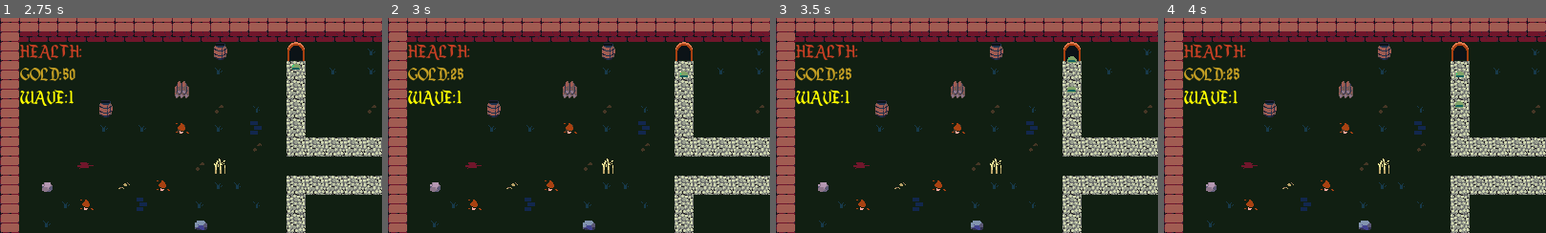
Above: before the commit, frames 1-4 (left to right).
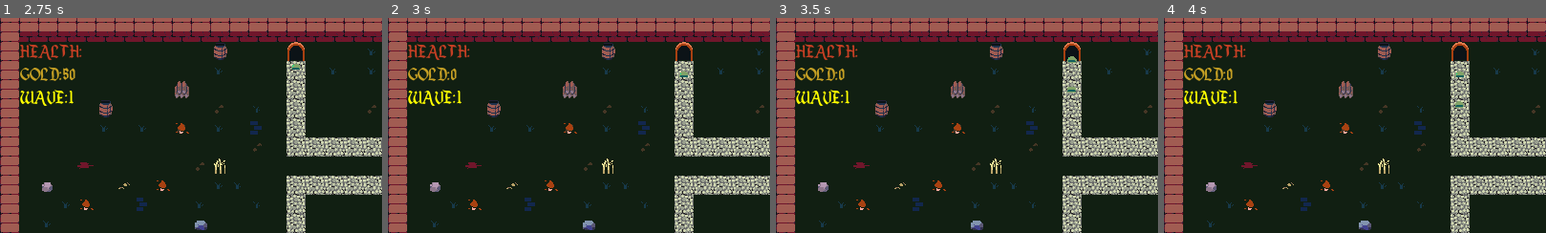
Above: after the commit, the same moments.

Repository: WizardsNStuff/tower-defense
Game: Godot game, scene res://menus-and-interfaces/main_menu/Main_Menu.tscn
Two runs of this game, one before a commit and one after it. Both use one fixed random seed, a clock stepped at 60 frames per second and the inputs below.
Inputs (mouse positions are % of the whole screen's width and height, from its top left):
- Up to frame 1 (2.75 s): click (7, 46) at 0.5 s; click (9, 50) at 1.25 s; click "Next Wave" at 2 s
- Up to frame 2 (3 s): click (78, 20) at 2.75 s
- Up to frame 3 (3.5 s): no input
- Up to frame 4 (4 s): click "Next Wave" at 3.5 s
The pictures show only the part of the screen within x 0-50%, y 0-50%; the shares and areas given below are measured in that part.

Frame 1 is identical in both runs. In frame 2, 0.1% of the frame differs, in the area x 16-20%, y 23-29%; in frame 3, 0.1%; in frame 4, 0.1%.

Commit message:
Gave tower and weapon bases to wizard and fixed bugs

Diff:
--- a/Levels/Level1/level_1.gd
+++ b/Levels/Level1/level_1.gd
@@ -4,10 +4,10 @@
 var player_health : int = 100
 var player_gold : int = 50
 var tower_prices : Dictionary = {
-	"wizard" : 225,
-	"knight" : 125,
+	"wizard" : 50,
+	"knight" : 50,
 	"archer" : 50,
-	"warrior" : 25
+	"warrior" : 50
 }
 
 @onready var levelmap_script : TileMapLayer = $Level_map
--- a/Towers/Wizard/potion.gd
+++ b/Towers/Wizard/potion.gd
@@ -1,16 +1,2 @@
-extends Area2D
-
-@export var weapon_speed = 200
-var weapon_direction : Vector2
-@export var weapon_damage = 0
-
-func _physics_process(delta: float) -> void:
-	self.position += weapon_direction * weapon_speed * delta	# move the weapon
-
-func _on_body_entered(body: Node2D) -> void:
-	if body is Enemy:		# if weapon collision is with an enemy
-		body.take_damage(weapon_damage)	# damage the enemy
-		queue_free()	# destroy weapon
-
-func _on_timer_timeout() -> void:
-	queue_free()	# despawn weapon after 'X' seconds
+extends WeaponBase
+class_name Potion
--- a/Towers/Wizard/potion.tscn
+++ b/Towers/Wizard/potion.tscn
@@ -1,6 +1,6 @@
 [gd_scene load_steps=4 format=3 uid="uid://ctohq4wfpltlq"]
 
-[ext_resource type="Script" path="res://Towers/Wizard/potion.gd" id="1_8rttr"]
+[ext_resource type="Script" path="res://Towers/base_weapon.gd" id="1_eenj6"]
 [ext_resource type="Texture2D" uid="uid://bi17ywfl1qv2j" path="res://Assets/items.png" id="2_ssu7u"]
 
 [sub_resource type="CircleShape2D" id="CircleShape2D_45ujw"]
@@ -8,9 +8,7 @@
 
 [node name="Weapon" type="Area2D"]
 z_index = 1
-script = ExtResource("1_8rttr")
-weapon_speed = 400
-weapon_damage = 15
+script = ExtResource("1_eenj6")
 
 [node name="Sprite2D" type="Sprite2D" parent="."]
 texture_filter = 1
@@ -23,10 +21,4 @@
 position = Vector2(0, 1)
 shape = SubResource("CircleShape2D_45ujw")
 
-[node name="Timer" type="Timer" parent="."]
-wait_time = 2.0
-one_shot = true
-autostart = true
-
 [connection signal="body_entered" from="." to="." method="_on_body_entered"]
-[connection signal="timeout" from="Timer" to="." method="_on_timer_timeout"]
--- a/Towers/Wizard/wizard_tower.gd
+++ b/Towers/Wizard/wizard_tower.gd
@@ -1,61 +1,13 @@
-extends StaticBody2D
+extends TowerBase
+class_name Wizard
 
-var bodiesInRadius = []	# array of bodies within the radius of tower
-var enemyArray = []	# array for the enemy bodies
-var targetedEnemy = null	# current target we are shooting at
-var towerHasTargetedEnemy = false	# if we have a current targeted enemy
-@export var Weapon = preload("res://Towers/Wizard/potion.tscn")
-
-# towerRadius casted as Area2D to be able to use get_overlapping_bodies()
-@onready var towerRadiusNode = get_node("Tower-Radius") as Area2D
-@onready var marker : Marker2D = $Marker	# marker for starting shooting position
-@onready var cooldownTimer : Timer = $CooldownTimer # Timer node for the shooting cooldown
-
-func _on_tower_radius_body_entered(body: Node2D) -> void:
-	if body is Enemy:		# if body that entered radius is an enemy
-		update_enemy_list()
-
-func _on_tower_radius_body_exited(body: Node2D) -> void:
-	if body is Enemy:
-		update_enemy_list()
-	if towerHasTargetedEnemy and body == targetedEnemy:	# if body leaving radius is targeted enemy
-		targetedEnemy = null	# no more targeted enemy
-		towerHasTargetedEnemy = false
-
-func update_enemy_list():
-	bodiesInRadius = towerRadiusNode.get_overlapping_bodies()	# get every body in radius
-	enemyArray.clear()
-	for body in bodiesInRadius:	# loop thorugh all bodies in radius
-		if body is Enemy:	# if the body is an enemy
-			enemyArray.append(body)
-
-	for enemy in enemyArray:	# loop through all enemy targets in radius
-		if targetedEnemy == null:	# if no enemy is targeted
-			targetedEnemy = enemy	# set current enemy
-			towerHasTargetedEnemy = true
-		else: # enemy is already targeted
-			# get enemy with furthest path progress
-			if enemy.get_parent().get_progress() > targetedEnemy.get_parent().get_progress():
-				targetedEnemy = enemy # update targeted enemy to enemy with greatest progress
-
-func shoot():
-	if towerHasTargetedEnemy:
-		var weapon_instance = Weapon.instantiate()	# create weapon instance
-
-		weapon_instance.global_position = marker.global_position	# move weapon to marker
-
-		# calculate direction to targeted enemy
-		var directionToEnemy = (targetedEnemy.global_position - marker.global_position).normalized()
-
-		weapon_instance.weapon_direction = directionToEnemy	# set weapon direction
-
-		get_tree().current_scene.add_child(weapon_instance)	# add weapon to scene
-
-		cooldownTimer.start()	# Start cooldown timer after shooting
-
-func _on_timer_timeout() -> void:
-	pass # cooldown timer finished, you can now shoot again
-
-func _physics_process(_delta: float) -> void:
-	if towerHasTargetedEnemy and cooldownTimer.is_stopped():
-		shoot()
+func _ready() -> void:
+	######### Tower Stats ###
+	weapon_damage = 25		# How much damage the projectile deals
+	weapon_speed = 200		# How fast the projectile travels
+	weapon_pierce = 1		# How many enemies can the projectile pass through before being freed
+	damage_type = "Magic"	# Type of damage dealt by the projectile (Magic)
+	is_ranged = true		# Is the weapon ranged?
+	weapon_life = 3.0		# How long a projectile lives
+	Weapon = load("res://Towers/Wizard/potion.tscn")
+	#########################
--- a/Towers/base_tower.gd
+++ b/Towers/base_tower.gd
@@ -1,5 +1,9 @@
 extends StaticBody2D
 class_name TowerBase
+
+enum damage_types {
+	MAGIC
+}
 
 ######### Tower Stats ###########
 var weapon_damage: int			# How much damage the projectile deals
@@ -7,14 +11,15 @@
 var weapon_pierce: int			# How many enemies can the projectile pass through before being freed
 var damage_type: String			# Type of damage dealt by the projectile (Magic)
 var is_ranged: bool				# Is the weapon ranged?
-var weapon_life: int			# How long a projectile lives
+var weapon_life: float			# How long a projectile lives
 #################################
 
 var targetedEnemy: Enemy = null	# current target we are shooting at
-var Weapon: WeaponBase			# Weapon we are shooting
+var Weapon: Resource			# Weapon to are shooting
+@onready var marker = $Marker
 
 # towerRadius casted as Area2D to be able to use get_overlapping_bodies()
-@onready var towerRadiusNode = get_node("Tower-Radius") as Area2D
+@onready var towerRadiusNode = get_node("TowerRadius") as Area2D
 
 func _physics_process(_delta: float) -> void:
 	update_enemy_priority()
@@ -23,6 +28,7 @@
 func update_enemy_priority() -> void:
 	var highestProgress = -1.0
 	var enemies = towerRadiusNode.get_overlapping_bodies()
+
 	# If no enemies in range
 	if enemies.is_empty():
 		targetedEnemy = null
@@ -30,17 +36,25 @@
 	else:
 		# Check for enemy farthest down and set them to current enemy
 		for enemy in enemies:
-			var enemyProgress = (enemy.get_parent() as PathFollow2D).get_progress()
-			if enemyProgress > highestProgress:
-				highestProgress = enemyProgress
-				targetedEnemy = enemy
+			if enemy is Enemy:
+				var enemyProgress = (enemy.get_parent() as PathFollow2D).get_progress()
+				if enemyProgress > highestProgress:
+					highestProgress = enemyProgress
+					targetedEnemy = enemy
 
 func shoot() -> void:
 	# If there is an enemy to shoot, then shoot
 	if targetedEnemy != null:
-		var weapon_instance = Weapon.instantiate()	# create weapon instance
+		var weapon_instance = Weapon.instantiate()
 
-		weapon_instance.global_position = self.global_position	# move weapon to marker
+		weapon_instance.weapon_damage = weapon_damage
+		weapon_instance.weapon_speed = weapon_speed
+		weapon_instance.weapon_pierce = weapon_pierce
+		weapon_instance.damage_type = damage_type
+		weapon_instance.is_ranged = is_ranged
+		weapon_instance.weapon_life_span = weapon_life
+
+		weapon_instance.global_position = self.position	# move weapon to marker
 		# set weapon direction to enemy
 		weapon_instance.weapon_direction = (targetedEnemy.global_position - self.global_position).normalized()
-		self.add_child(weapon_instance)	# add weapon to scene
+		self.get_parent().add_child(weapon_instance)	# add weapon to scene
--- a/Towers/base_weapon.gd
+++ b/Towers/base_weapon.gd
@@ -2,28 +2,34 @@
 class_name WeaponBase
 
 # Weapon stats given by tower
-var weapon_damage: int		# How much damage the projectile deals
-var weapon_speed: int		# How fast the projectile travels
-var weapon_pierce: int		# How many enemies can the projectile pass through before being freed
-var damage_type: String		# Type of damage dealt by the projectile (Magic)
-var is_ranged: bool			# Is the weapon ranged?
+var weapon_damage: int			# How much damage the projectile deals
+var weapon_speed: int			# How fast the projectile travels
+var weapon_pierce: int			# How many enemies can the projectile pass through before being freed
+var damage_type: String			# Type of damage dealt by the projectile (Magic)
+var is_ranged: bool				# Is the weapon ranged?
+var weapon_life_span: float
 var weapon_life: Timer
 
 # Direction of weapon projectile
 var weapon_direction : Vector2
 
-func _init(weapon_damage: int, weapon_speed: int, weapon_pierce: int,
-weapon_life_span: float, damage_type: String, is_ranged: bool) -> void:
-	# Despawn after x seconds
+#func _init(weapon_damage: int, weapon_speed: int, weapon_pierce: int,
+#weapon_life_span: float, damage_type: String, is_ranged: bool) -> void:
+	## Despawn after x seconds
+	#self.weapon_life = Timer.new()
+	#self.weapon_life.wait_time = weapon_life_span
+	#weapon_life.timeout.connect(self.despawn)
+	#
+	#self.weapon_damage = weapon_damage
+	#self.weapon_speed = weapon_speed
+	#self.weapon_pierce = weapon_pierce
+	#self.damage_type = damage_type
+	#self.is_ranged = is_ranged
+
+func _ready() -> void:
 	self.weapon_life = Timer.new()
 	self.weapon_life.wait_time = weapon_life_span
-	weapon_life.timeout.connect(despawn())
-
-	self.weapon_damage = weapon_damage
-	self.weapon_speed = weapon_speed
-	self.weapon_pierce = weapon_pierce
-	self.damage_type = damage_type
-	self.is_ranged = is_ranged
+	weapon_life.timeout.connect(self.despawn)
 
 func _physics_process(delta: float) -> void:
 	self.position += weapon_direction * weapon_speed * delta	# move the projectile
--- a/enemies/lich.gd
+++ b/enemies/lich.gd
@@ -1,7 +1,8 @@
-extends "res://enemies/enemy.gd"
+extends Enemy
+class_name Lich
 
 func _ready() -> void:
-	move_speed = 100 # speed at which path is progressed
+	move_speed = 100
 	max_health = 50
 	damage = 20
 	gold = 50
